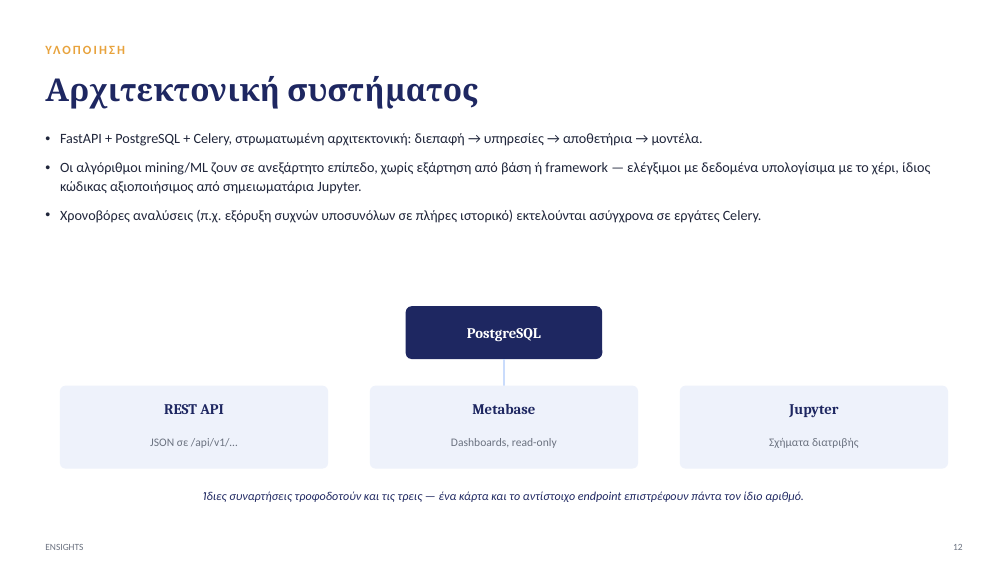
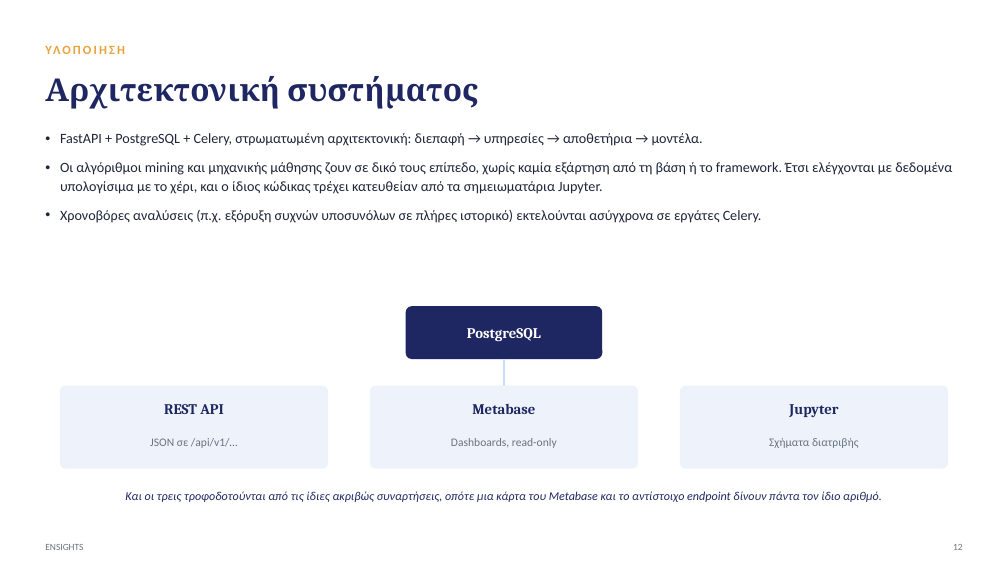
Before and after one commit to xrhstosmour/ensights, a slide deck: slide 13 of ensights-thesis-defense.pptx. Drawn at 1008x567 pixels with LibreOffice and Linux fonts; fonts in the diff are those of the drawing. Boxes give left, top, right and bottom in pixels: in the first picture for what was removed or moved away, otherwise in the second. Text is boxed around its words. In the diff, an @@ line names an element or a change of style, - is before the commit and + after.

```diff
--- a/ensights-thesis-defense.pptx
+++ b/ensights-thesis-defense.pptx
@@ text at (60, 162, 952, 194): text changed @@
-• Οι αλγόριθμοι mining/ML ζουν σε ανεξάρτητο επίπεδο, χωρίς εξάρτηση από βάση ή framework — ελέγξιμοι με δεδομένα υπολογίσιμα με το χέρι, ίδιος κώδικας αξιοποιήσιμος από σημειωματάρια Jupyter.
+• Οι αλγόριθμοι mining και μηχανικής μάθησης ζουν σε δικό τους επίπεδο, χωρίς καμία εξάρτηση από τη βάση ή το framework. Έτσι ελέγχονται με δεδομένα υπολογίσιμα με το χέρι, και ο ίδιος κώδικας τρέχει κατευθείαν από τα σημειωματάρια Jupyter.
@@ text at (125, 491, 882, 502): text changed @@
-Ίδιες συναρτήσεις τροφοδοτούν και τις τρεις — ένα κάρτα και το αντίστοιχο endpoint επιστρέφουν πάντα τον ίδιο αριθμό.
+Και οι τρεις τροφοδοτούνται από τις ίδιες ακριβώς συναρτήσεις, οπότε μια κάρτα του Metabase και το αντίστοιχο endpoint δίνουν πάντα τον ίδιο αριθμό.
```
Also in this commit, not shown: 31 other slides changed.
